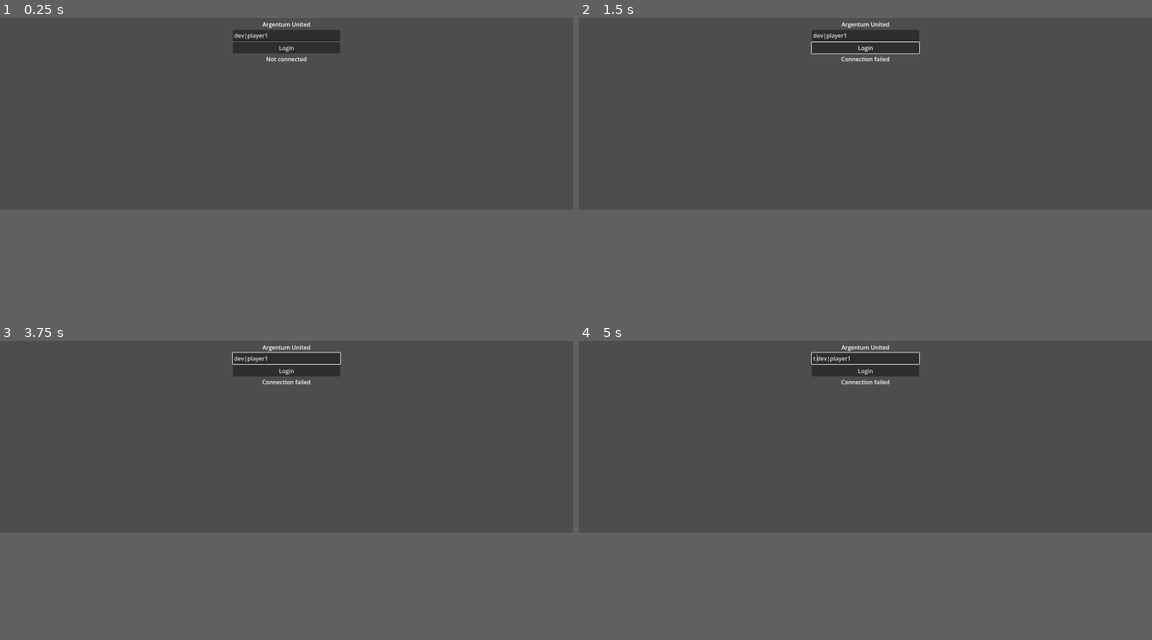
Above: before the commit, frames 1-4 (two rows, left to right).
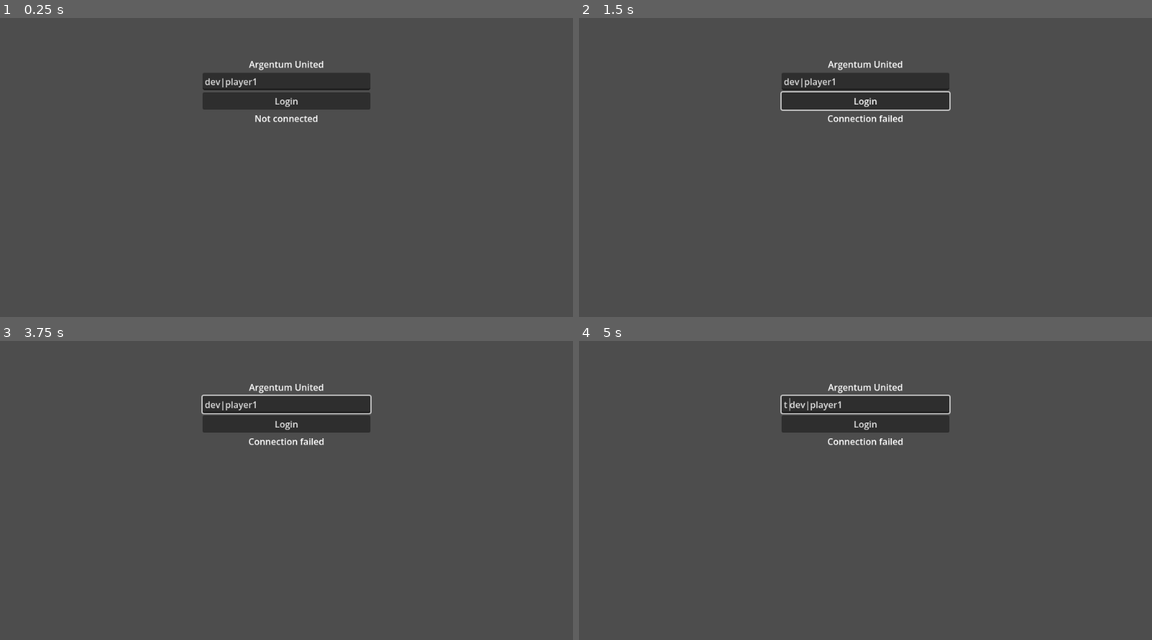
Above: after the commit, the same moments.

Repository: polito-ao/argentum-united-client
Game: Godot game, scene res://scenes/login/login.tscn
The game is run twice, just before and just after one commit, with the same random seed, the same clock (stepped at 60 frames per second) and the same inputs.
Inputs (mouse positions are in pixels of both pictures, inside the frame that each line leads up to):
- Up to frame 1 (0.25 s): no input
- Up to frame 2 (1.5 s): click "Login" at 0.5 s; tap Enter at 1.25 s; move the mouse to (991, 32) at 1.27 s; hold Right from 1.28 s (still down); tap G at 1.35 s; click (991, 32) at 1.42 s
- Up to frame 3 (3.75 s): tap Space at 1.52, 2, 2.27, 3.5 s; move the mouse to (171, 388) at 2.02 s; release Right at 2.03 s; hold Down 2.03-2.78 s; tap Ctrl at 2.1 s; tap Enter at 2.75 s; move the mouse to (outside the picture) at 2.77 s; hold Right 2.78-3.53 s; tap R at 2.85 s; move the mouse to (257, 436) at 3.52 s; hold Up from 3.53 s (still down); tap B at 3.6 s; click (257, 436) at 3.67 s
- Up to frame 4 (5 s): tap Space at 3.77, 4.52 s; tap Enter at 4.25 s; move the mouse to (1037, 418) at 4.27 s; release Up at 4.28 s; hold Left from 4.28 s (still down); tap T at 4.35 s
In our replay, the window is 800x450 before the commit and 800x600 after it. These sizes can differ from the game's own. Grey fills any space a smaller window leaves; there, only what the larger window draws over its background counts as a difference.

The runs differ from the first frame. In frame 1, 5.0% of the frame differs, in the area x 35-65%, y 1-35%; in frame 2, 5.5%; in frame 3, 5.5%; in frame 4, 5.5%.

Commit message:
display: Cucsi-classic 1024x768 design + lock window size
Moved the design viewport from 16:9 1600x900 back to 4:3 1024x768 per
Agus's playtest: 16:9 felt too wide vs AO muscle memory, classic Cucsi
is 4:3 and 1024x768 is the aspect most AO players grew up with. At 64px
tile this gives 16x12 visible tiles (minus HUD ~= 12x10 game area),
matching the tile count experienced AO players expect.

Also locked window to the design size (resizable=false, explicit
window_width/height_override). Previous free-resize was a Godot dev
convenience but it lets you stretch the window arbitrarily and the
content starts to float / letterbox oddly. Ship-mode: window is the
design resolution exactly; fullscreen toggle (future settings menu)
scales via integer stretch on bigger monitors.

Co-Authored-By: Claude Opus 4.7 (1M context) <noreply@anthropic.com>

Diff:
--- a/project.godot
+++ b/project.godot
@@ -20,8 +20,11 @@
 
 [display]
 
-window/size/viewport_width=1600
-window/size/viewport_height=900
+window/size/viewport_width=1024
+window/size/viewport_height=768
+window/size/window_width_override=1024
+window/size/window_height_override=768
+window/size/resizable=false
 window/stretch/mode="canvas_items"
 window/stretch/aspect="keep"
 window/stretch/scale_mode="integer"
